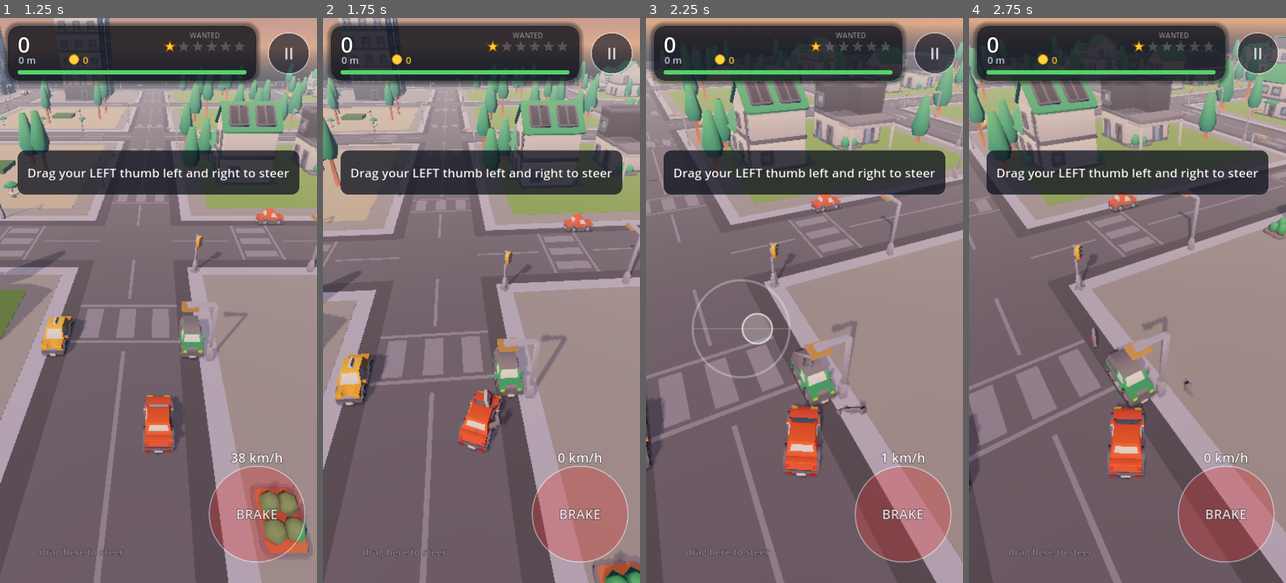
Above: before the commit, frames 1-4 (left to right).
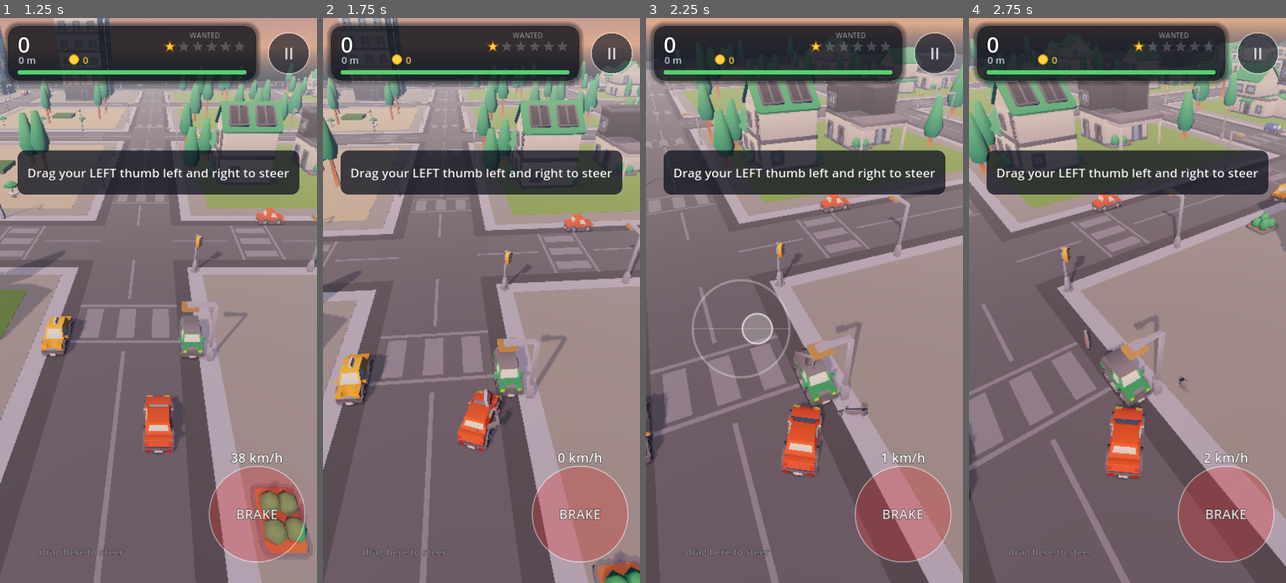
Above: after the commit, the same moments.

Repository: beggin-r-coder/escape-city
Game: Godot game, scene res://game/scenes/main.tscn
The game is run twice, just before and just after one commit, with the same random seed, the same clock (stepped at 60 frames per second) and the same inputs.
Inputs (mouse positions are in pixels of both pictures, inside the frame that each line leads up to):
- Up to frame 1 (1.25 s): click "PLAY" at 0.5 s
- Up to frame 2 (1.75 s): move the mouse to (551, 272) at 1.27 s; hold D (steer_right) from 1.28 s (still down); tap P at 1.35 s; click (551, 272) at 1.42 s
- Up to frame 3 (2.25 s): release D (steer_right) at 2 s; drag from (741, 328) to (788, 413) at 2.02 s
- Up to frame 4 (2.75 s): no input

Frame 1 is identical in both runs. In frame 2, 0.5% of the frame differs, in the area x 0-100%, y 0-99%; in frame 3, 14%; in frame 4, 20%, in the area x 0-100%, y 3-100%.

Commit message:
Tyre smoke, rear-heavy fishtailing, body roll, faster police
Handling (player):
- Rear-heavy: sideways slip keeps rotating the car into the slide
  (rear_bias, capped), so the tail swings out naturally.
- Fishtail: on regrip the tail snaps back past centre (35% of the drift's
  peak slide thrown the other way, soft grip for 0.35 s) - a wiggle the
  player has to catch. Drift grip 4.5 -> 6.5 so slides settle in ~2.5 s.
- Visual: underdamped body roll leaning out of corners (up to ~10 deg,
  wobbles as it settles) and a tail swing around the front axle that
  exaggerates the slide and overshoots at regrip. Two sign errors (roll
  leaned in, tail swing reduced the slide) were found and fixed; the
  maneuver test now asserts both.
- Tyre smoke from the rear wheels (CPUParticles3D), thicker with bigger
  slides, puffs on hard braking.

Police: speed factor 0.96-1.05 -> 1.08-1.28 x player cruise, rubber band
cap 4 -> 7 m/s, accel 9 -> 13, turn rate 2.0 -> 2.5, corner slowdown
55% -> 72%. Measured: police were averaging the player's own speed; now
they stay within 60 m a median 71% of the time (was 44%). Ram recoil
still gives an escape window.

Harness: --closeup (rigid review camera), --empty (hide blocks), handling
stats and police/player speeds in --probe. The maneuver test keeps the
car on the floor with collisions off.

Evidence: compile_all 66/66, run_tests 1340 passed, autotest done
failures=0, maneuver drifty/grippy done failures=0 (incl. visual roll and
tail checks), smoke run done.

Co-Authored-By: Claude Opus 5.5 <noreply@anthropic.com>
Claude-Session: https://claude.ai/code/session_01EnwvDASLZ9kPc6BbK6hMJp

Diff:
--- a/game/art/car_visual.gd
+++ b/game/art/car_visual.gd
@@ -23,7 +23,14 @@
 var _spin: float = 0.0
 var _steer_vis: float = 0.0
 var _roll: float = 0.0
+var _roll_vel: float = 0.0
 var _pitch: float = 0.0
+var _tail: float = 0.0
+var _tail_vel: float = 0.0
+var yaw_rate: float = 0.0  # rad/s, fed by the body
+## Model is rotated 180 deg: positive roll about its FORWARD tips the roof to the car's
+## left. Right turns give negative yaw/centrifugal, and the body must lean LEFT (outward).
+const ROLL_SIGN := -1.0
 var model_name: String = ""
 var _lights_root: Node3D
 var _prev: Transform3D = Transform3D.IDENTITY
@@ -101,6 +108,25 @@
 			_lights_root.add_child(spot)
 
 
+## Rear wheel contact points (this visual's space), for tyre smoke and marks.
+func rear_wheel_points() -> Array[Vector3]:
+	var bb := ArtKit.kenney_aabb("cars/" + model_name)
+	var sc := model_scale
+	var rear_z := -bb.position.z * sc - 0.9
+	var half_w := bb.size.x * 0.5 * sc
+	var pts: Array[Vector3] = [Vector3(-half_w * 0.75, 0.3, rear_z), Vector3(half_w * 0.75, 0.3, rear_z)]
+	return pts
+
+
+## Applied body roll (rad): positive tips the roof to the car's LEFT. For automated checks.
+func body_roll() -> float:
+	return _roll
+
+
+func tail_swing() -> float:
+	return _tail
+
+
 func model() -> Node3D:
 	return _model
 
@@ -137,10 +163,26 @@
 	for w in _wheels_back:
 		w.basis = Basis(Vector3.RIGHT, _spin) * (_wheel_base[w] as Basis)
 	if _body != null:
-		# Roll into the slide, pitch with acceleration; springy and capped.
-		var k := clampf(delta * 8.0, 0.0, 1.0)
-		_roll = lerpf(_roll, clampf(lateral * 0.018 + steer * speed * 0.0025, -0.09, 0.09), k)
-		_pitch = lerpf(_pitch, clampf(accel * 0.006, -0.06, 0.06), k)
+		var dt := minf(delta, 0.05)
+		# Body roll: lean out of the corner on an underdamped spring, so it settles with a wobble.
+		var centrifugal := speed * yaw_rate  # m/s^2 (signed)
+		var roll_target := clampf(centrifugal * 0.0065 + lateral * 0.012, -0.16, 0.16) * ROLL_SIGN
+		_roll_vel += ((roll_target - _roll) * 70.0 - _roll_vel * 7.0) * dt
+		_roll += _roll_vel * dt
+		_pitch = lerpf(_pitch, clampf(accel * 0.006, -0.06, 0.06), clampf(dt * 8.0, 0.0, 1.0))
 		# Model is rotated 180 deg, so its local X/Z are flipped relative to the car.
 		var tilt := Basis(Vector3.FORWARD, _roll) * Basis(Vector3.RIGHT, _pitch)
 		_body.transform = Transform3D(tilt * _body_base.basis, _body_base.origin)
+	if _model != null:
+		# Rear-heavy look: the body swings around the front axle with the slide, and the
+		# underdamped spring overshoots when the slide ends - a visible tail wiggle.
+		var dt2 := minf(delta, 0.05)
+		# Right-turn drift: lateral < 0 (sliding left); the tail swings further out = clockwise
+		# (negative) rotation about the front axle, exaggerating the drift angle.
+		var tail_target := clampf(lateral * 0.03, -0.22, 0.22)
+		_tail_vel += ((tail_target - _tail) * 85.0 - _tail_vel * 6.5) * dt2
+		_tail += _tail_vel * dt2
+		var pivot := Vector3(0, 0, -1.2 * model_scale)  # front axle, in this node's space (-Z forward)
+		var swing := Transform3D(Basis(Vector3.UP, _tail), Vector3.ZERO)
+		var about_front := Transform3D(Basis.IDENTITY, pivot) * swing * Transform3D(Basis.IDENTITY, -pivot)
+		_model.transform = about_front * Transform3D(Basis(Vector3.UP, PI).scaled(Vector3.ONE * model_scale), Vector3.ZERO)
--- /dev/null
+++ b/game/art/tyre_smoke.gd
@@ -0,0 +1,97 @@
+class_name TyreSmoke
+extends Node3D
+## Tyre smoke from the rear wheels: billowing, lit, soft puffs that grow and fade.
+## CPUParticles3D for Compatibility/mobile safety. Intensity 0..1 from the car's slide.
+
+const PUFF_LIFETIME := 1.3
+
+var _emitters: Array[CPUParticles3D] = []
+var _intensity: float = 0.0
+static var _material: StandardMaterial3D
+static var _mesh: QuadMesh
+
+
+func setup(rear_points: Array[Vector3]) -> void:
+	for p in rear_points:
+		var e := CPUParticles3D.new()
+		e.amount = 40
+		e.lifetime = PUFF_LIFETIME
+		e.local_coords = false  # puffs stay where they were emitted
+		e.emitting = false
+		e.mesh = _puff_mesh()
+		e.position = p
+		e.emission_shape = CPUParticles3D.EMISSION_SHAPE_SPHERE
+		e.emission_sphere_radius = 0.25
+		e.direction = Vector3(0, 1, 0.4)
+		e.spread = 40.0
+		e.initial_velocity_min = 0.8
+		e.initial_velocity_max = 2.4
+		e.gravity = Vector3(0, 0.9, 0)
+		e.damping_min = 1.2
+		e.damping_max = 2.0
+		e.angle_min = 0.0
+		e.angle_max = 360.0
+		e.angular_velocity_min = -40.0
+		e.angular_velocity_max = 40.0
+		var grow := Curve.new()
+		grow.add_point(Vector2(0.0, 0.35))
+		grow.add_point(Vector2(0.4, 1.0))
+		grow.add_point(Vector2(1.0, 1.7))
+		e.scale_amount_curve = grow
+		e.scale_amount_min = 1.4
+		e.scale_amount_max = 2.2
+		var fade := Gradient.new()
+		fade.set_color(0, Color(0.92, 0.92, 0.95, 0.55))
+		fade.set_color(1, Color(0.85, 0.85, 0.9, 0.0))
+		fade.add_point(0.15, Color(0.95, 0.95, 0.97, 0.6))
+		e.color_ramp = fade
+		add_child(e)
+		_emitters.append(e)
+
+
+static func _puff_mesh() -> QuadMesh:
+	if _mesh != null:
+		return _mesh
+	var tex := GradientTexture2D.new()
+	tex.fill = GradientTexture2D.FILL_RADIAL
+	tex.fill_from = Vector2(0.5, 0.5)
+	tex.fill_to = Vector2(1.0, 0.5)
+	tex.width = 64
+	tex.height = 64
+	var g := Gradient.new()
+	g.set_color(0, Color(1, 1, 1, 1))
+	g.set_color(1, Color(1, 1, 1, 0))
+	g.add_point(0.5, Color(1, 1, 1, 0.6))
+	tex.gradient = g
+	_material = StandardMaterial3D.new()
+	_material.albedo_texture = tex
+	_material.transparency = BaseMaterial3D.TRANSPARENCY_ALPHA
+	_material.billboard_mode = BaseMaterial3D.BILLBOARD_PARTICLES
+	_material.vertex_color_use_as_albedo = true
+	_material.depth_draw_mode = BaseMaterial3D.DEPTH_DRAW_DISABLED
+	_material.roughness = 1.0
+	_material.cull_mode = BaseMaterial3D.CULL_DISABLED
+	_mesh = QuadMesh.new()
+	_mesh.size = Vector2(1.0, 1.0)
+	_mesh.material = _material
+	return _mesh
+
+
+## 0 = none, 1 = full drift smoke.
+func set_intensity(value: float) -> void:
+	_intensity = clampf(value, 0.0, 1.0)
+	var on := _intensity > 0.08
+	for e in _emitters:
+		if e.emitting != on:
+			e.emitting = on
+		# Thicker, bigger puffs the harder the slide (CPUParticles3D has no amount_ratio in 4.3).
+		e.color = Color(1, 1, 1, 0.35 + 0.65 * _intensity)
+		e.scale_amount_max = 1.5 + 1.2 * _intensity
+		e.initial_velocity_max = 1.2 + 2.0 * _intensity
+
+
+## World-space puffs cannot be shifted; clear them on an origin shift.
+func reset_puffs() -> void:
+	for e in _emitters:
+		e.restart()
+		e.emitting = _intensity > 0.08
--- a/game/controllers/chase_camera.gd
+++ b/game/controllers/chase_camera.gd
@@ -13,6 +13,9 @@
 var wide_fov: float = 60.0
 var reduced_motion: bool = false
 var orbit: bool = false
+## Dev review mode: locked behind the direction of travel (no lag, no lean), so any rotation
+## seen on screen is the car's own slide / tail swing / roll.
+var rigid: bool = false
 
 var _cam_heading: float = 0.0
 var _look: Vector3 = Vector3.ZERO
@@ -77,6 +80,9 @@
 		var travel := LaneGraph.heading_of(planar_vel.normalized())
 		var slide := clampf(absf(target.lateral) / 6.0, 0.0, 1.0)
 		car_heading = lerp_angle(car_heading, travel, 0.6 * slide)
+	if rigid and planar_vel.length() > 1.0:
+		car_heading = LaneGraph.heading_of(planar_vel.normalized())
+		instant = true
 	_cam_heading = lerp_angle(_cam_heading, car_heading, 1.0 if instant else _damp(5.0, delta))
 	var fwd := LaneGraph.forward_of(_cam_heading)
 	var right := Vector3(-fwd.z, 0.0, fwd.x)
@@ -87,7 +93,8 @@
 	var desired := tpos - fwd * dist + Vector3.UP * h
 	global_position = desired if instant else global_position.lerp(desired, _damp(7.0, delta))
 	# Look ahead of the car, leaning slightly into a drift.
-	var look_target := tpos + fwd * (look_ahead + speed_t * 4.0) - right * target.lateral * 0.6
+	var lean := 0.0 if rigid else target.lateral * 0.6
+	var look_target := tpos + fwd * (look_ahead + speed_t * 4.0) - right * lean
 	_look = look_target if instant else _look.lerp(look_target, _damp(9.0, delta))
 	var target_fov := lerpf(base_fov, wide_fov, maxf(speed_t * 0.5, 0.6 if near_junction else 0.0))
 	fov = target_fov if instant else lerpf(fov, target_fov, _damp(2.0, delta))
--- a/game/controllers/player_car.gd
+++ b/game/controllers/player_car.gd
@@ -27,6 +27,7 @@
 var steer_used: Vector2 = Vector2.ZERO  # tutorial tracking: x = left used, y = right used
 var drift_time: float = 0.0
 var visual: CarVisual
+var smoke: TyreSmoke
 var yaw_rate: float = 0.0
 ## Accessibility option: much more grip, rarely slides.
 var grippy: bool = false
@@ -35,7 +36,9 @@
 var _contact_cooldowns: Dictionary = {}
 var _prev_pos: Vector3 = Vector3.ZERO
 var _last_speed: float = 0.0
-var _wall_normal: Vector3 = Vector3.ZERO  # set this step when pressed against static geometry
+var _wall_normal: Vector3 = Vector3.ZERO
+var _drift_peak: float = 0.0  # biggest slide of the current drift (drives the fishtail size)
+var _settle: float = 0.0  # seconds of soft grip after a regrip, letting the tail swing back  # set this step when pressed against static geometry
 
 
 func setup(handling: HandlingConfig, input_router: InputRouter) -> void:
@@ -61,6 +64,12 @@
 	visual.build(model_name)
 	visual.add_lights(true)
 	visual.teleport(global_transform)
+	if smoke != null:
+		smoke.queue_free()
+	smoke = TyreSmoke.new()
+	smoke.name = "TyreSmoke"
+	visual.add_child(smoke)
+	smoke.setup(visual.rear_wheel_points())
 
 
 func reset_at(pos: Vector3, new_heading: float, initial_speed: float = 0.0) -> void:
@@ -127,6 +136,9 @@
 	var yaw := -steer * rate_yaw * authority
 	if drifting:
 		yaw *= config.drift_yaw_multiplier
+	# Rear-heavy: the sliding tail keeps swinging the car round (less on Grippy).
+	var bias := config.rear_bias * (0.4 if grippy else 1.0)
+	yaw += clampf(lateral * bias, -config.max_oversteer_yaw, config.max_oversteer_yaw)
 	yaw_rate = move_toward(yaw_rate, yaw, config.yaw_response * delta)
 
 	# --- Momentum: turn the nose, keep the world velocity, re-project onto the new axes.
@@ -161,9 +173,22 @@
 	elif drifting and (slip < config.regrip_threshold or ground_speed < config.drift_min_speed * 0.6):
 		want_drift = false
 	if want_drift != drifting:
+		if drifting and not want_drift and not grippy:
+			# Regrip: the tail snaps back past centre - a fishtail the player must catch,
+			# sized by how big the drift was, with soft grip for a moment so it swings.
+			var thrown := -signf(lateral) * minf(_drift_peak * config.fishtail_strength, 2.8)
+			lateral = thrown
+			yaw_rate += -thrown * config.rear_bias * 3.0
+			_settle = 0.35
+		_drift_peak = 0.0
 		drifting = want_drift
 		drift_changed.emit(drifting)
+	if drifting:
+		_drift_peak = maxf(_drift_peak, absf(lateral))
+	_settle = maxf(0.0, _settle - delta)
 	var g := (config.drift_grip if drifting else config.grip) * grip_mult
+	if _settle > 0.0:
+		g *= 0.35
 	if braking and absf(steer) > 0.25 and ground_speed > config.drift_min_speed:
 		g *= config.brake_grip_factor  # handbrake turn
 	lateral = clampf(move_toward(lateral, 0.0, g * delta), -config.max_lateral_slip, config.max_lateral_slip)
@@ -198,10 +223,15 @@
 	distance_travelled += moved.length()
 	_prev_pos = global_position
 
+	if smoke != null:
+		var slide := clampf((absf(lateral) - 1.5) / 6.0, 0.0, 1.0) if drifting else 0.0
+		var brake_puff := 0.35 if (braking and speed > 9.0) else 0.0
+		smoke.set_intensity(maxf(slide, brake_puff))
 	if visual != null:
 		visual.speed = speed
 		visual.steer = steer
 		visual.lateral = lateral
+		visual.yaw_rate = yaw_rate
 		visual.accel = (speed - _last_speed) / maxf(delta, 0.0001)
 		visual.capture(global_transform)
 	_last_speed = speed
@@ -305,3 +335,5 @@
 	_prev_pos += offset
 	if visual != null:
 		visual.shift(offset)
+	if smoke != null:
+		smoke.reset_puffs()
--- a/game/controllers/police_agent.gd
+++ b/game/controllers/police_agent.gd
@@ -22,8 +22,8 @@
 var rubber_cap: float = 4.0
 var rubber_gain: float = 0.12
 var aggression: float = 0.5
-var accel: float = 9.0
-var turn_rate: float = 2.0
+var accel: float = 13.0
+var turn_rate: float = 2.5
 var ai_interval: float = 0.125
 
 var target_point: Vector3 = Vector3.ZERO
@@ -272,8 +272,8 @@
 		var want := clampf(diff * 4.0, -max_rate, max_rate)
 		_yaw_rate = move_toward(_yaw_rate, want, 9.0 * delta)
 		heading = wrapf(heading + _yaw_rate * delta, -PI, PI)
-		if absf(diff) > 0.8:
-			desired_speed *= 0.55
+		if absf(diff) > 0.9:
+			desired_speed *= 0.72
 	var rate := accel if speed < desired_speed else 14.0
 	speed = move_toward(speed, desired_speed, rate * delta)
 	_move(delta, speed)
--- a/game/data/difficulty_default.tres
+++ b/game/data/difficulty_default.tres
@@ -7,10 +7,12 @@
 band_start_times = PackedFloat32Array(0, 30, 70, 120, 180, 260)
 player_cruise_speed = PackedFloat32Array(14, 16, 16, 18, 18, 20)
 police_count = PackedInt32Array(1, 1, 2, 2, 3, 4)
-police_speed_factor = PackedFloat32Array(0.96, 0.98, 1, 1, 1.03, 1.05)
+police_speed_factor = PackedFloat32Array(1.08, 1.12, 1.15, 1.18, 1.22, 1.28)
 police_aggression = PackedFloat32Array(0.3, 0.35, 0.5, 0.6, 0.8, 1)
 intercept_share = PackedFloat32Array(0, 0, 0, 0.5, 0.34, 0.5)
 traffic_count = PackedInt32Array(3, 4, 4, 6, 7, 8)
 hazard_density = PackedFloat32Array(0.3, 0.3, 0.4, 0.4, 0.7, 0.9)
 pressure_seconds = 40.0
 recovery_seconds = 16.0
+rubber_band_cap = 7.0
+rubber_band_gain = 0.18
--- a/game/data/difficulty_profile.gd
+++ b/game/data/difficulty_profile.gd
@@ -7,15 +7,15 @@
 @export var band_start_times: PackedFloat32Array = PackedFloat32Array([0.0, 30.0, 70.0, 120.0, 180.0, 260.0])
 @export var player_cruise_speed: PackedFloat32Array = PackedFloat32Array([14.0, 16.0, 16.0, 18.0, 18.0, 20.0])
 @export var police_count: PackedInt32Array = PackedInt32Array([1, 1, 2, 2, 3, 4])
-@export var police_speed_factor: PackedFloat32Array = PackedFloat32Array([0.96, 0.98, 1.0, 1.0, 1.03, 1.05])
+@export var police_speed_factor: PackedFloat32Array = PackedFloat32Array([1.08, 1.12, 1.15, 1.18, 1.22, 1.28])
 @export var police_aggression: PackedFloat32Array = PackedFloat32Array([0.3, 0.35, 0.5, 0.6, 0.8, 1.0])
 @export var intercept_share: PackedFloat32Array = PackedFloat32Array([0.0, 0.0, 0.0, 0.5, 0.34, 0.5])
 @export var traffic_count: PackedInt32Array = PackedInt32Array([3, 4, 4, 6, 7, 8])
 @export var hazard_density: PackedFloat32Array = PackedFloat32Array([0.3, 0.3, 0.4, 0.4, 0.7, 0.9])
 
 @export_group("Police")
-@export var rubber_band_cap: float = 4.0
-@export var rubber_band_gain: float = 0.12
+@export var rubber_band_cap: float = 7.0
+@export var rubber_band_gain: float = 0.18
 @export var spawn_interval: float = 4.0
 @export var min_spawn_travel_seconds: float = 3.0
 
--- a/game/data/handling_config.gd
+++ b/game/data/handling_config.gd
@@ -22,7 +22,7 @@
 @export var grip: float = 22.0
 ## Once sideways speed passes slip_threshold the tyres break loose and grip falls to
 ## drift_grip until it drops below regrip_threshold (hysteresis = long, holdable slides).
-@export var drift_grip: float = 4.5
+@export var drift_grip: float = 6.5
 @export var slip_threshold: float = 3.0
 @export var regrip_threshold: float = 1.2
 ## Braking while turning works like a handbrake: grip multiplied by this.
@@ -32,6 +32,13 @@
 @export var max_lateral_slip: float = 9.0
 ## Forward speed scrubbed per second while sliding.
 @export var drift_drag: float = 2.5
+## Rear-heavy feel: sideways slip keeps rotating the car into the slide (oversteer),
+## in rad/s per m/s of slip, capped at max_oversteer_yaw.
+@export var rear_bias: float = 0.055
+@export var max_oversteer_yaw: float = 0.6
+## When the tyres regrip, the tail snaps back past centre: this fraction of the slide
+## is thrown the other way, producing a fishtail wiggle.
+@export var fishtail_strength: float = 0.35
 ## "Grippy" handling option multiplies grip by this (accessibility / easier mode).
 @export var grippy_multiplier: float = 1.8
 
--- a/game/dev/dev_harness.gd
+++ b/game/dev/dev_harness.gd
@@ -19,6 +19,8 @@
 ##   --probe=SEC      with --demo: status every --every=SEC, police-proximity summary, quit
 ##   --trace          with --probe: position, capture progress, HP and each cop's AI state
 ##   --handling=MODE  drifty|grippy (overrides the Handling setting)
+##   --empty          hide city blocks (open asphalt) for handling renders
+##   --closeup        low chase camera (review body roll, tail swing, smoke)
 ##   --maneuver       scripted full-lock turns at speed; prints slide/drift numbers per move
 ##   --ad=MODE        fake ads: earn|dismiss|no_fill|interactive
 
@@ -40,6 +42,10 @@
 var _max_slip_deg: float = 0.0
 var _spinouts: int = 0
 var _spinning: bool = false
+var _player_speed_sum: float = 0.0
+var _police_speed_sum: float = 0.0
+var _police_samples: int = 0
+var _samples: int = 0
 
 
 func start(app_root: Node, dev_flags: Dictionary) -> void:
@@ -65,6 +71,18 @@
 	shots_dir = str(flags.get("shots", ""))
 	if not shots_dir.is_empty():
 		DirAccess.make_dir_recursive_absolute(shots_dir)
+	if flags.has("closeup"):
+		# Low chase camera for reviewing car body motion, smoke and tail swing.
+		run.camera.distance = 6.5
+		run.camera.height = 5.5
+		run.camera.look_ahead = 3.0
+		run.camera.base_fov = 70.0
+		run.camera.wide_fov = 74.0
+		run.camera.rigid = true
+	if flags.has("empty"):
+		run.world.debug_hide_blocks = true
+		for cell in run.world.active.keys():
+			((run.world.active[cell] as Dictionary)["node"] as Node3D).visible = false
 	if flags.has("handling"):
 		run.player.grippy = str(flags["handling"]) == "grippy"
 	if flags.has("maneuver"):
@@ -89,6 +107,13 @@
 func _track_handling(dt: float) -> void:
 	var p := run.player
 	_drive_time += dt
+	_samples += 1
+	_player_speed_sum += Vector2(p.velocity.x, p.velocity.z).length()
+	for cop in run.director.police():
+		var c := cop as PoliceAgent
+		if c.mode != PoliceAgent.Mode.DISENGAGE and c.active:
+			_police_speed_sum += Vector2(c.velocity.x, c.velocity.z).length()
+			_police_samples += 1
 	if p.drifting:
 		_drift_time += dt
 		_drift_run += dt
@@ -452,6 +477,7 @@
 			if d < 60.0:
 				close += 1
 		log_line("streaming activations=%d max_cell_ms=%.2f" % [run.world.activations, run.world.max_activate_usec / 1000.0])
+		log_line("speeds player_avg=%.1f m/s police_avg=%.1f m/s" % [_player_speed_sum / maxf(_samples, 1), _police_speed_sum / maxf(_police_samples, 1)])
 		log_line("handling drift=%d%% longest_drift=%.1fs max_slip=%d deg spinouts=%d" % [int(100.0 * _drift_time / maxf(_drive_time, 0.01)), _longest_drift, int(_max_slip_deg), _spinouts])
 		log_line("probe samples=%d within60m=%d%%" % [samples.size(), int(100.0 * close / maxf(1.0, samples.size()))])
 		finish()
@@ -477,11 +503,13 @@
 		var pose := run.find_revive_pose()
 		run.player.restore_for_revive(pose[0], float(pose[1]), 1.0, 0.0)
 		run.player.speed = run.player.cruise_speed
+		run.camera.snap()
 		r.override_steer = 0.0
 		r.override_brake = false
-		await wait(0.3)
+		await wait(float(flags.get("gap", "0.3")))
 		var peak_lat := 0.0
 		var peak_deg := 0.0
+		var visual_checked := false
 		var drift := 0.0
 		var t := 0.0
 		var hold := float(mv[1])
@@ -492,11 +520,25 @@
 			var dt := 1.0 / Engine.physics_ticks_per_second
 			t += dt
 			var p := run.player
+			# Collisions are off for this test (no walls), which also removes the floor:
+			# keep the car on the ground so renders show it.
+			p.global_position.y = 0.0
 			peak_lat = maxf(peak_lat, absf(p.lateral))
 			peak_deg = maxf(peak_deg, rad_to_deg(absf(atan2(p.lateral, maxf(p.speed, 0.01)))))
+			# Visual contract mid-slide (right turn, sliding left): the rendered body must
+			# exaggerate the slide (tail swing same side as the slip) and lean outward (left).
+			if not visual_checked and absf(p.lateral) > 4.0 and p.visual != null and t > 0.4:
+				visual_checked = true
+				var slip_sign := signf(p.lateral)  # negative = sliding left in a right turn
+				var tail := p.visual.tail_swing()
+				var roll := p.visual.body_roll()
+				log_line("  visual: slip=%.1f tail=%.3f roll=%.3f" % [p.lateral, tail, roll])
+				expect(signf(tail) == slip_sign and absf(tail) > 0.05, "tail swing exaggerates the slide (tail %.3f, slip %.1f)" % [tail, p.lateral])
+				# Every maneuver turns right (steer +1), so the roof must lean left (outward).
+				expect(roll > 0.02, "body leans out of the right turn (roll %.3f)" % roll)
 			if p.drifting:
 				drift += dt
-			if flags.has("trace") and int(t * 60) % 6 == 0 and t < hold + 0.3:
+			if flags.has("trace") and int(t * 60) % 6 == 0 and t < hold + 2.5:
 				log_line("   t=%.2f v=%.1f lat=%.2f yaw=%.2f steer=%.2f drift=%s" % [t, p.speed, p.lateral, p.yaw_rate, p.steer, p.drifting])
 		log_line("maneuver %-16s grippy=%s peak_sideways=%.1f m/s peak_slide=%d deg drift=%.2fs" % [mv[0], run.player.grippy, peak_lat, int(peak_deg), drift])
 		# Handling contract: Drifty slides on hard inputs, Grippy stays planted, flicks stay controllable.
--- a/game/generation/streaming_world.gd
+++ b/game/generation/streaming_world.gd
@@ -19,6 +19,8 @@
 var safe_center: Vector3 = Vector3.ZERO
 var safe_radius: float = 0.0
 var active: Dictionary = {}  # Vector2i -> {"node", "props", "coins", "plan"}
+## Dev review: hide block geometry (open asphalt) for handling/body-motion renders.
+var debug_hide_blocks: bool = false
 ## Streaming cost (microseconds) for frame-hitch monitoring.
 var last_activate_usec: int = 0
 var max_activate_usec: int = 0
@@ -174,7 +176,7 @@
 	if node == null:
 		return
 	node.position = corner
-	node.visible = true
+	node.visible = not debug_hide_blocks
 	ChunkBuilder.build(node, plan, graph)
 	var props: Array = []
 	for h in plan["hazards"]:
Not shown, changed: docs/TUNING_LOG.md
